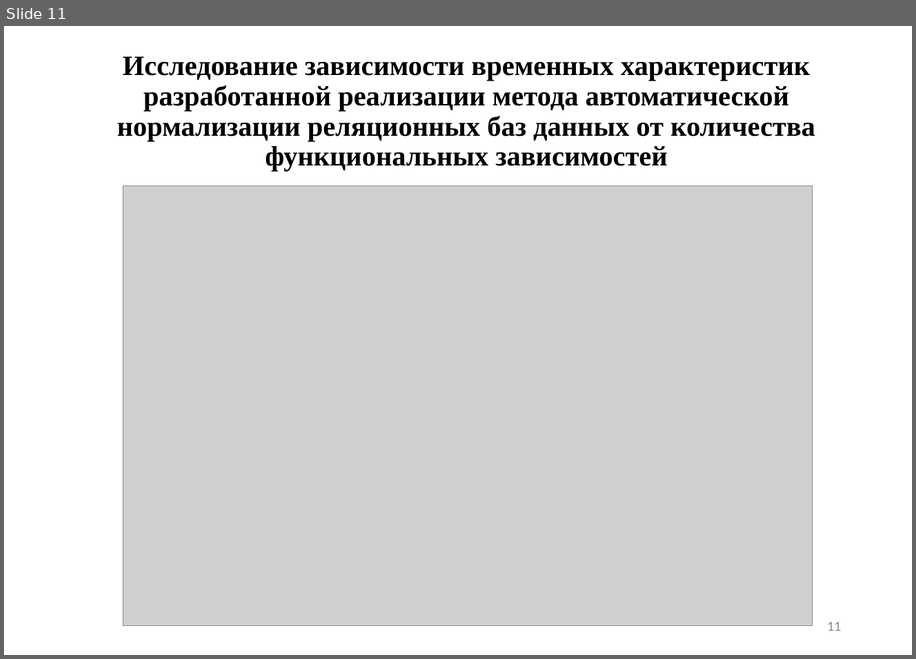
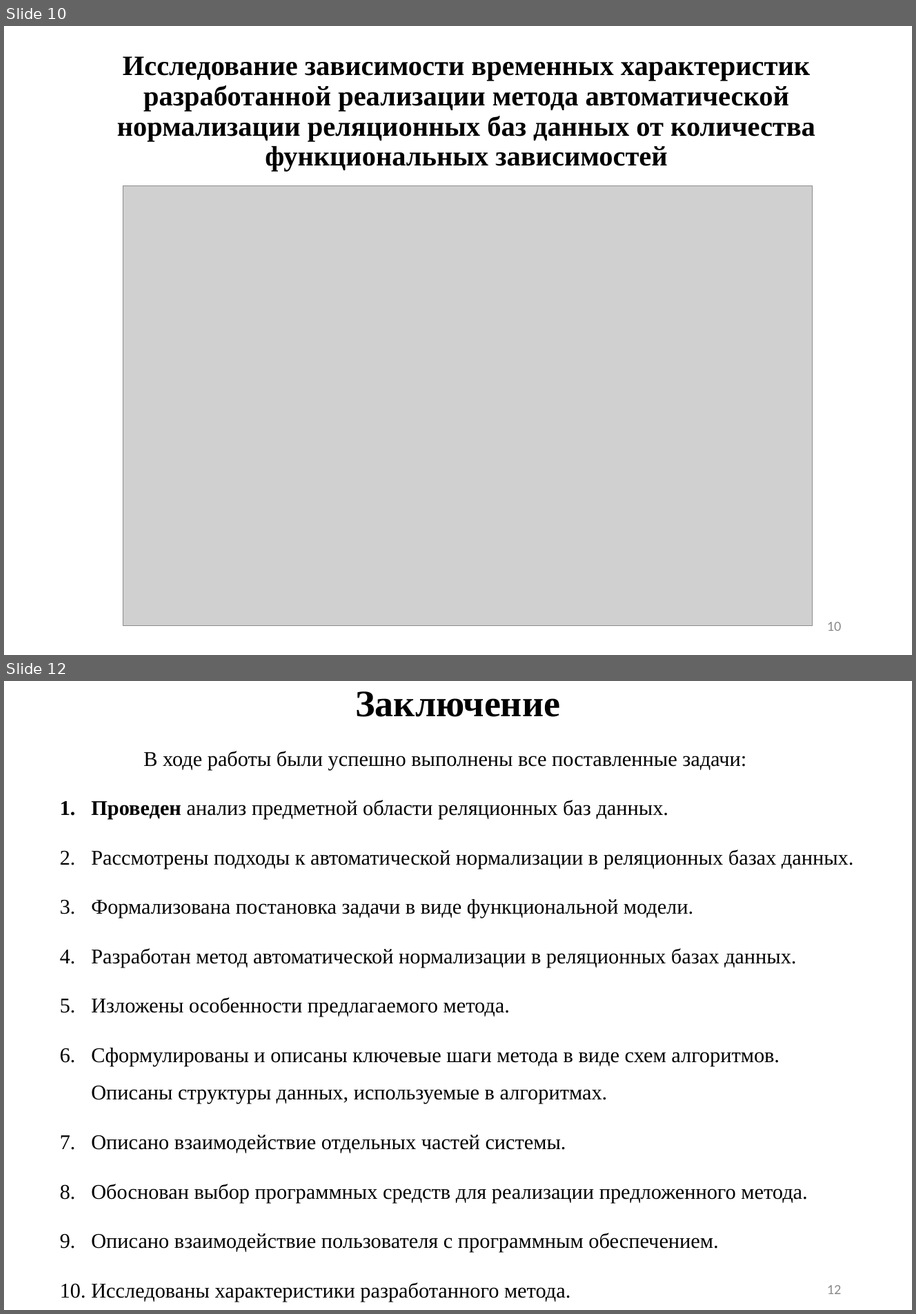
Before and after one commit to sampletext117/auto_normalization, a slide deck: main.pptx. Shown one above the other, each under a label of ours: slide 11 before the commit, slides 10 and 12 after it; the slides between them are not shown. The pictures are 916x659 and 916x1314 pixels, drawn with LibreOffice and Linux fonts; fonts in the diff are those of the drawing; grey boxes stand for pictures. Boxes give left, top, right and bottom in pixels: in the first picture for what was removed or moved away, otherwise in the second. Text is boxed around its words. In the diff, an @@ line names an element or a change of style, - is before the commit and + after.

```diff
--- a/main.pptx
+++ b/main.pptx
@@ slide 12 added at [4,681,912,1310], background #FFFFFF @@
@@ title added at [355,691,560,717], 32 pt, text #000000, bold @@
+Заключение
@@ text added at [91,751,853,1301], 18 pt, text #000000 @@
+В ходе работы были успешно выполнены все поставленные задачи:
+1. Проведен анализ предметной области реляционных баз данных.
+2. Рассмотрены подходы к автоматической нормализации в реляционных базах данных.
+3. Формализована постановка задачи в виде функциональной модели.
+4. Разработан метод автоматической нормализации в реляционных базах данных.
+5. Изложены особенности предлагаемого метода.
+6. Сформулированы и описаны ключевые шаги метода в виде схем алгоритмов. Описаны структуры данных, используемые в алгоритмах.
+7. Описано взаимодействие отдельных частей системы.
+8. Обоснован выбор программных средств для реализации предложенного метода.
+9. Описано взаимодействие пользователя с программным обеспечением.
+10. Исследованы характеристики разработанного метода.
@@ page number added at [827,1285,841,1294], 12 pt, text #8C8C8C @@
+12
@@ what was slide 11 is now slide 10 @@
@@ page number at [827,621,841,630]: text changed @@
-11
+10
```
Also in this commit, not shown: 5 slides changed, 3 other slides added, 5 slides removed, 6 other files.
